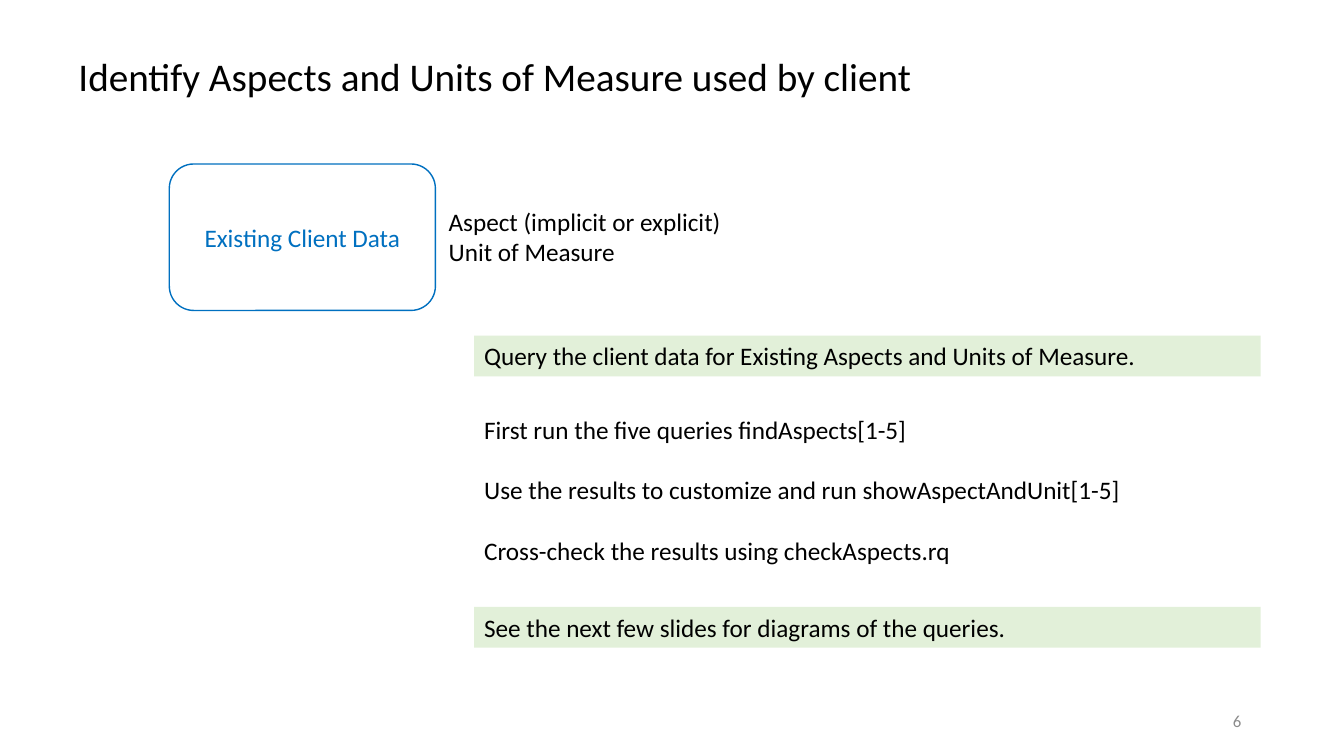
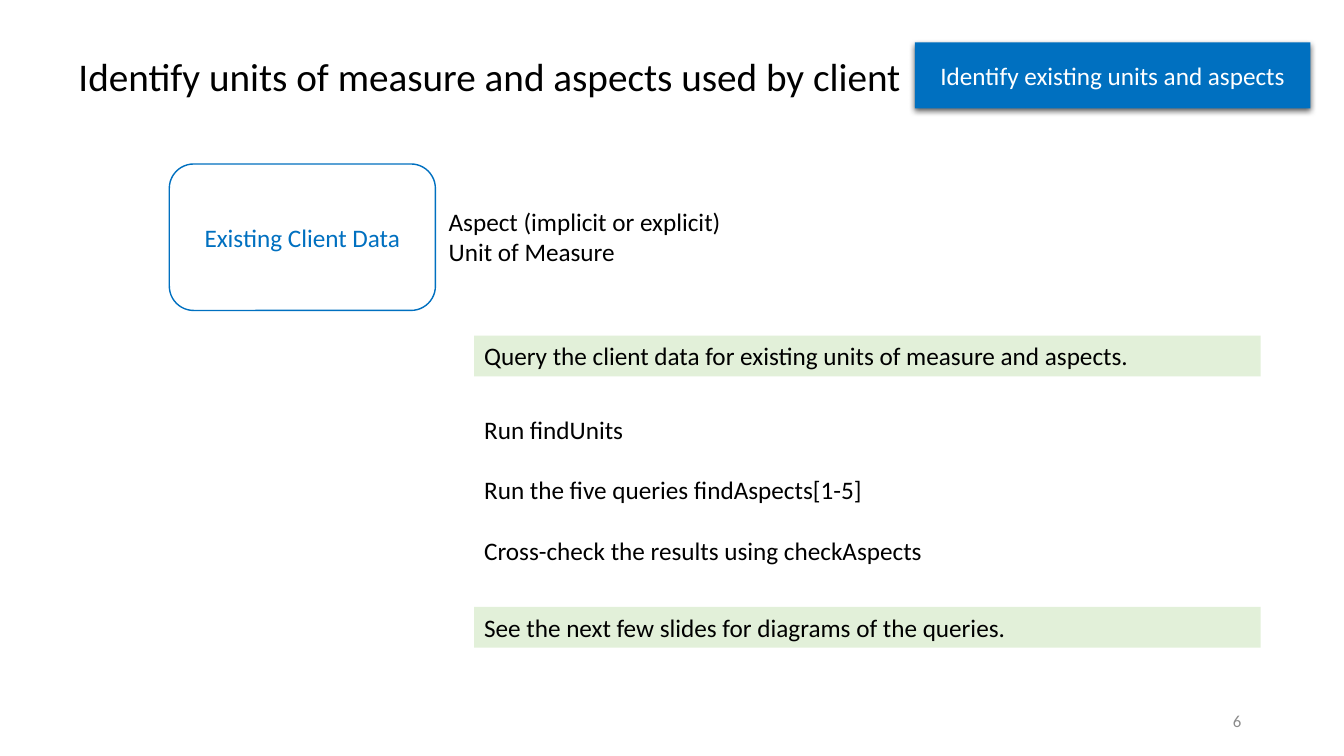
Before and after one commit to semanticarts/gist, a slide deck: slide 6 of migration/v13.0/uomDataConversion.pptx. Drawn at 1344x756 pixels with LibreOffice and Linux fonts; fonts in the diff are those of the drawing. Boxes give left, top, right and bottom in pixels: in the first picture for what was removed or moved away, otherwise in the second. Text is boxed around its words. In the diff, an @@ line names an element or a change of style, - is before the commit and + after.

Commit message:
updated document for data conversion

```diff
--- a/migration/v13.0/uomDataConversion.pptx
+++ b/migration/v13.0/uomDataConversion.pptx
@@ rectangle added at (915,42,1311,108), fill #0070C0, 18 pt, text #FFFFFF @@
+Identify existing units and aspects
@@ text at (78,63,900,98): text changed @@
-Identify Aspects and Units of Measure used by client
+Identify units of measure and aspects used by client
@@ text in rectangle at (484,347,1128,370): text changed @@
-Query the client data for Existing Aspects and Units of Measure.
+Query the client data for existing units of measure and aspects.
@@ text at (484,421,922,565): text changed @@
-First run the five queries findAspects[1-5]
-Use the results to customize and run showAspectAndUnit[1-5]
-Cross-check the results using checkAspects.rq
+Run findUnits
+Run the five queries findAspects[1-5]
+Cross-check the results using checkAspects
```
Also in this commit, not shown: 15 other slides changed, 9 slides added, 4 slides removed.
